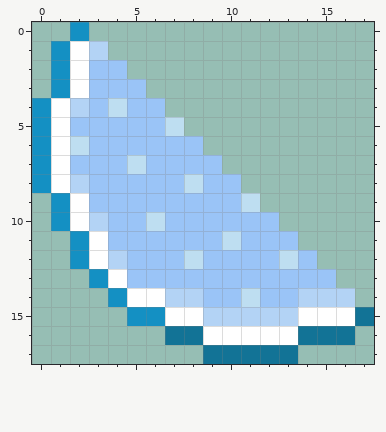
One commit to this pixel-art sprite: textures/Items/Dash_PowerUp.png. This is how it looked before the edit.
The file is 18x18 pixels.
Now the later version:
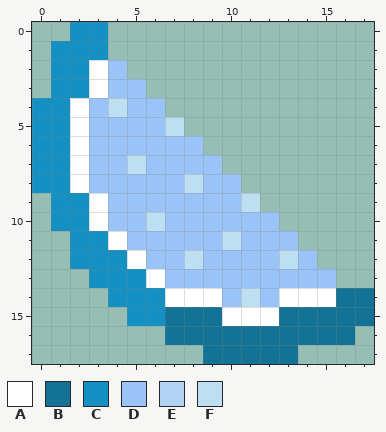
Palette (. is transparent): A #ffffff  B #127396  C #1490c3  D #9ac4f7  E #b3d3f5  F #bedef1
Edits made:
Changed rows in their new state; - is an unchanged pixel.
first column x 1:
 0 --C--------------
 1 -CC--------------
 2 -CA--------------
 3 -CA--------------
 4 CA---------------
 5 CA---------------
 6 CA---------------
 7 CA---------------
 8 CA---------------
 9 -CA--------------
10 -CA--------------
11 --CA-------------
12 --CCA------------
13 ---CCA-----------
14 ----CCAAA---AAABB
15 ------BBBAAABBBB-
16 --------BBBBB----
Pixel boxes of the changes (left, top, right, bottom) in both pictures:
changed: (51, 22, 374, 345)
